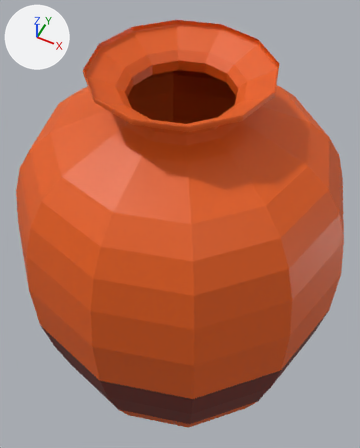
What one commit did to the FBX model CtrlAltJam/Assets/3D/Props/CtrlAlt_Vase_2.fbx.
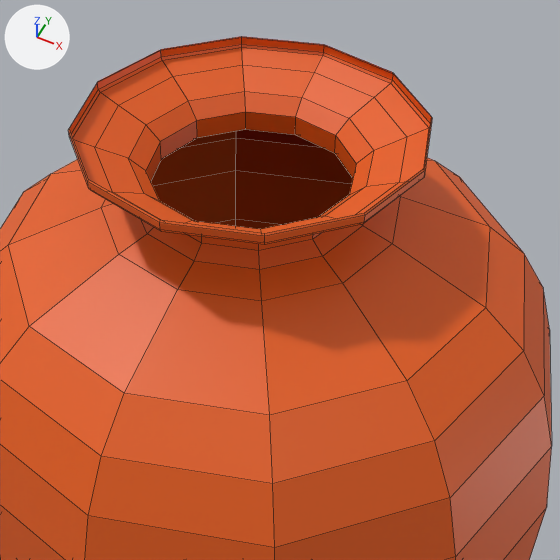
Each version is shown whole from a 50 mm lens placed at (1.06, -2.1, 3.13), pointed at (-0.11, 0.22, 0.22), then close up on the part from 13% to 97% of the width and 0% to 68% of the height. Every picture has the same lights, and +X, +Y and +Z are marked at upper left. The close-ups show mesh edges as thin lines. Vertices at the same position are counted once.
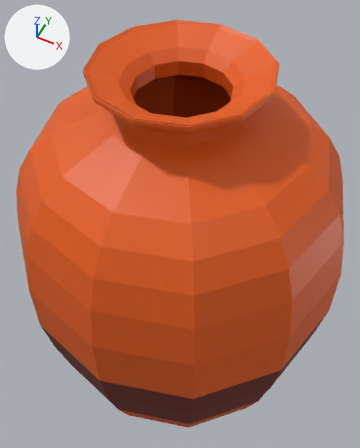
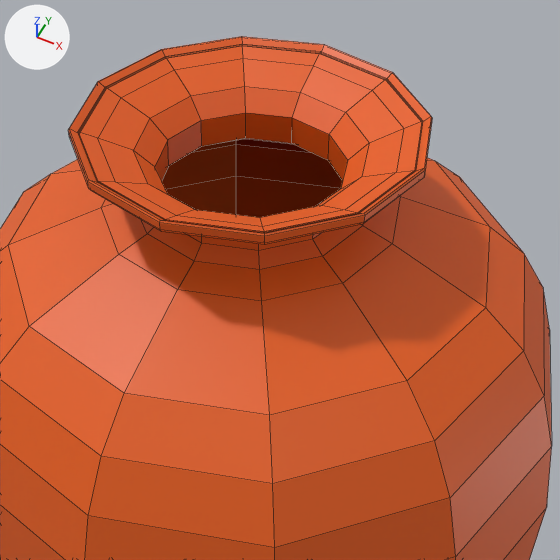
The change, as a list of edits to the scene's bpy script:
```text
Change me_cube_001:
    used by ob_cube; location = (0.0, 0.0, -1.776)
    remove me_cube_001.from_pydata(...)  # 300 vertices, 289 faces; spans x -1.12..1.15, y -1.13..1.13, z 0.03..3.52
    add me_cube_001.from_pydata(...)  # 612 vertices, 602 faces; spans x -1.12..1.15, y -1.13..1.13, z 0.03..3.52
    me_cube_001 part 1: 312 vertices added at x -1.09..1.12, y -1.1..1.1, z 0.06..3.5
```

Where the change shows, as pixel boxes (x1, y1, x2, y2) in the close-ups (560 x 560 px):
part 1 of me_cube_001, added (orange)
    after: (69, 37, 431, 234)
